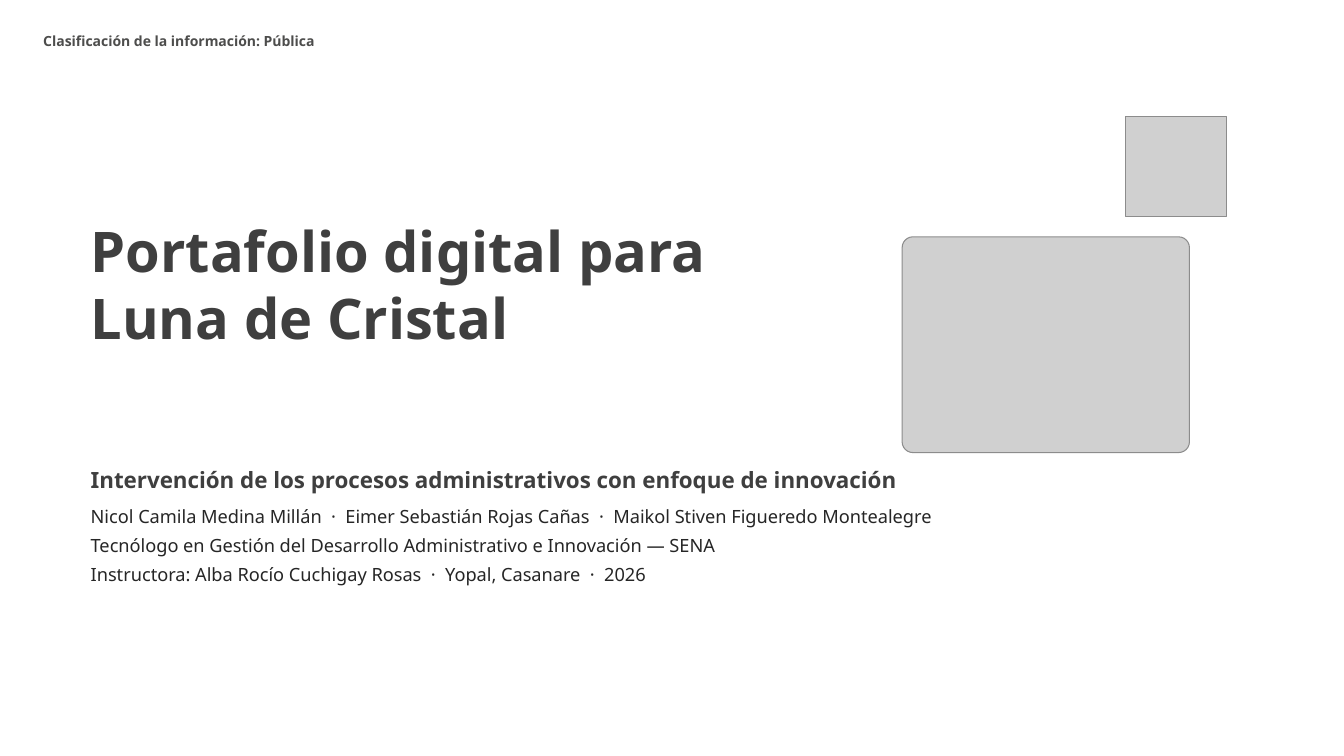
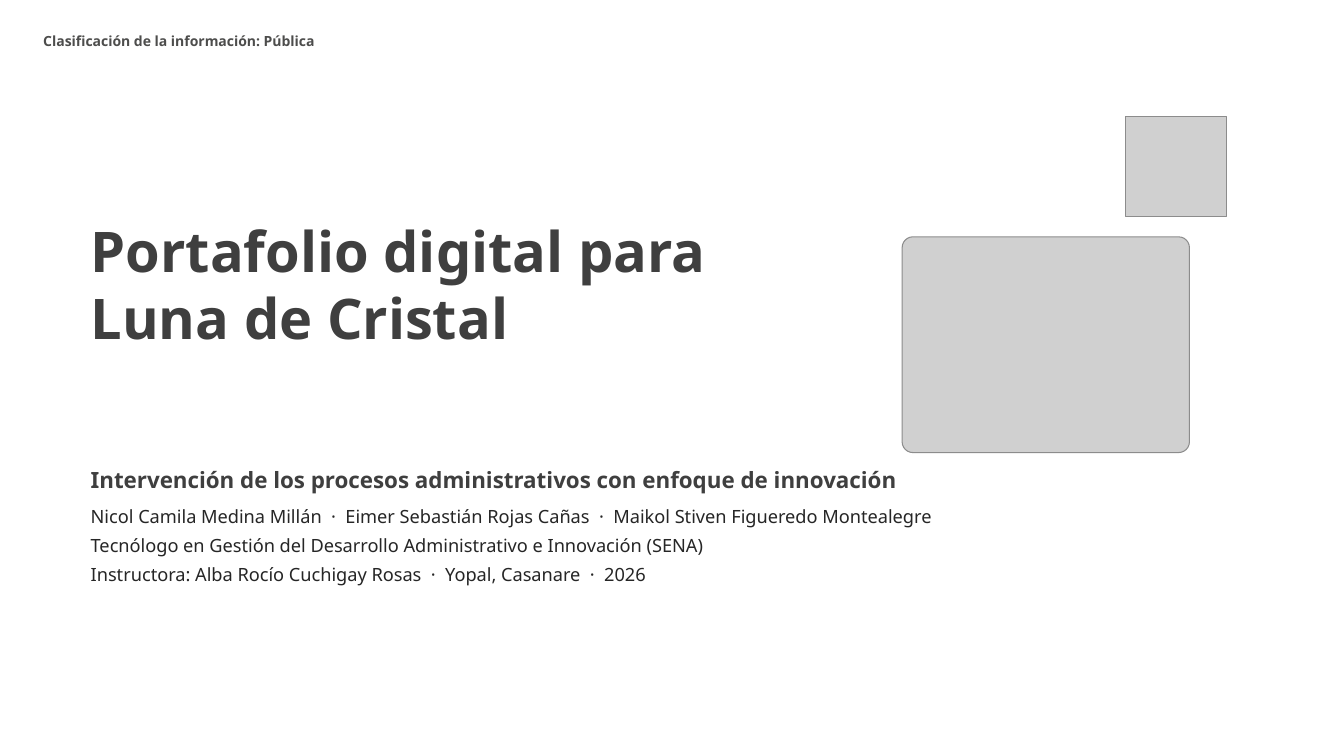
Before and after one commit to nayraclaud-glitch/Trabjo-De-eEstudio, a slide deck: slide 1 of Luna_de_Cristal_Presentacion_SENA.pptx. Drawn at 1344x756 pixels with LibreOffice and Linux fonts; fonts in the diff are those of the drawing; grey boxes stand for pictures; background and template pictures are left out. Boxes give left, top, right and bottom in pixels: in the first picture for what was removed or moved away, otherwise in the second. Text is boxed around its words. In the diff, an @@ line names an element or a change of style, - is before the commit and + after.

```diff
--- a/Luna_de_Cristal_Presentacion_SENA.pptx
+++ b/Luna_de_Cristal_Presentacion_SENA.pptx
@@ text at <box>91,538,703,557</box>: text changed @@
-Tecnólogo en Gestión del Desarrollo Administrativo e Innovación — SENA
+Tecnólogo en Gestión del Desarrollo Administrativo e Innovación (SENA)
```
Also in this commit, not shown: 1 other slide changed, 2 other files.
